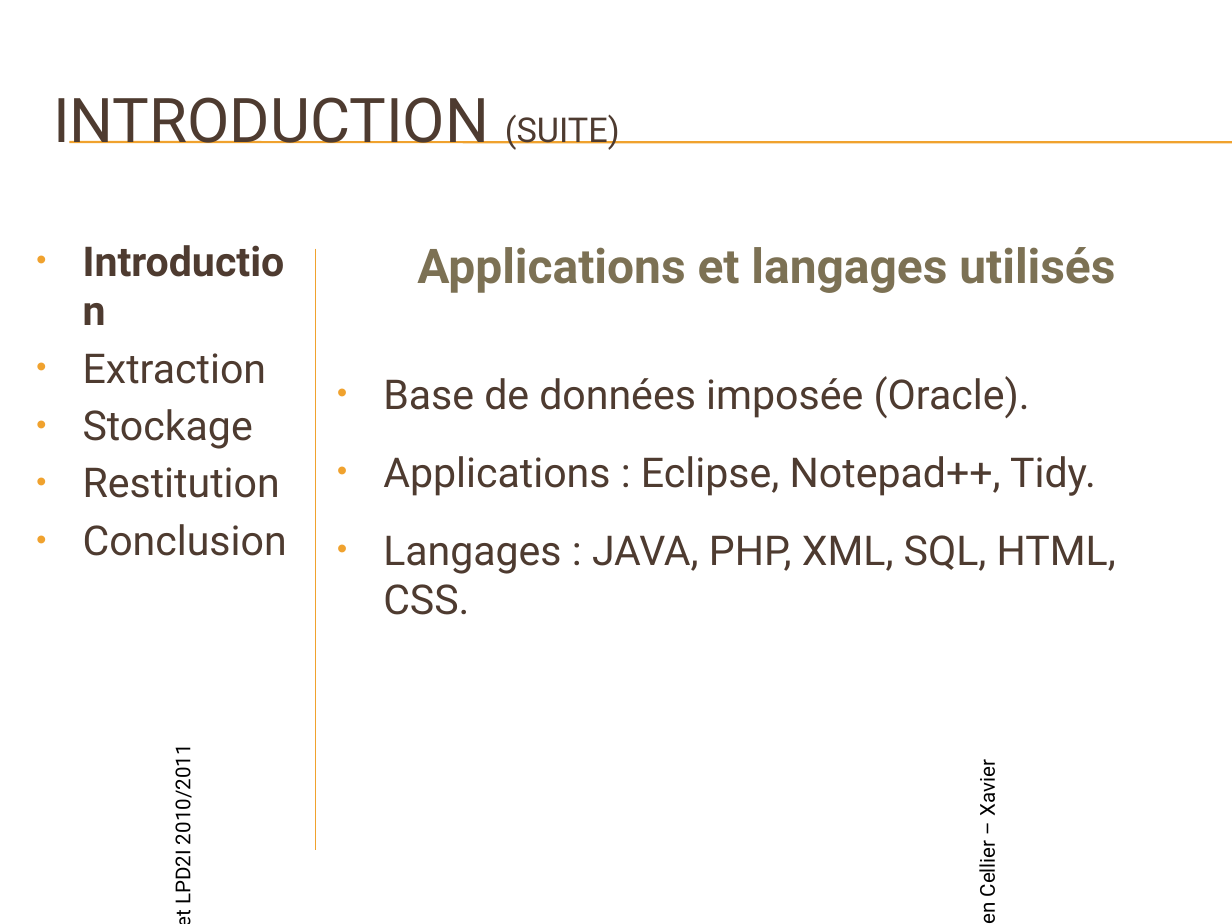
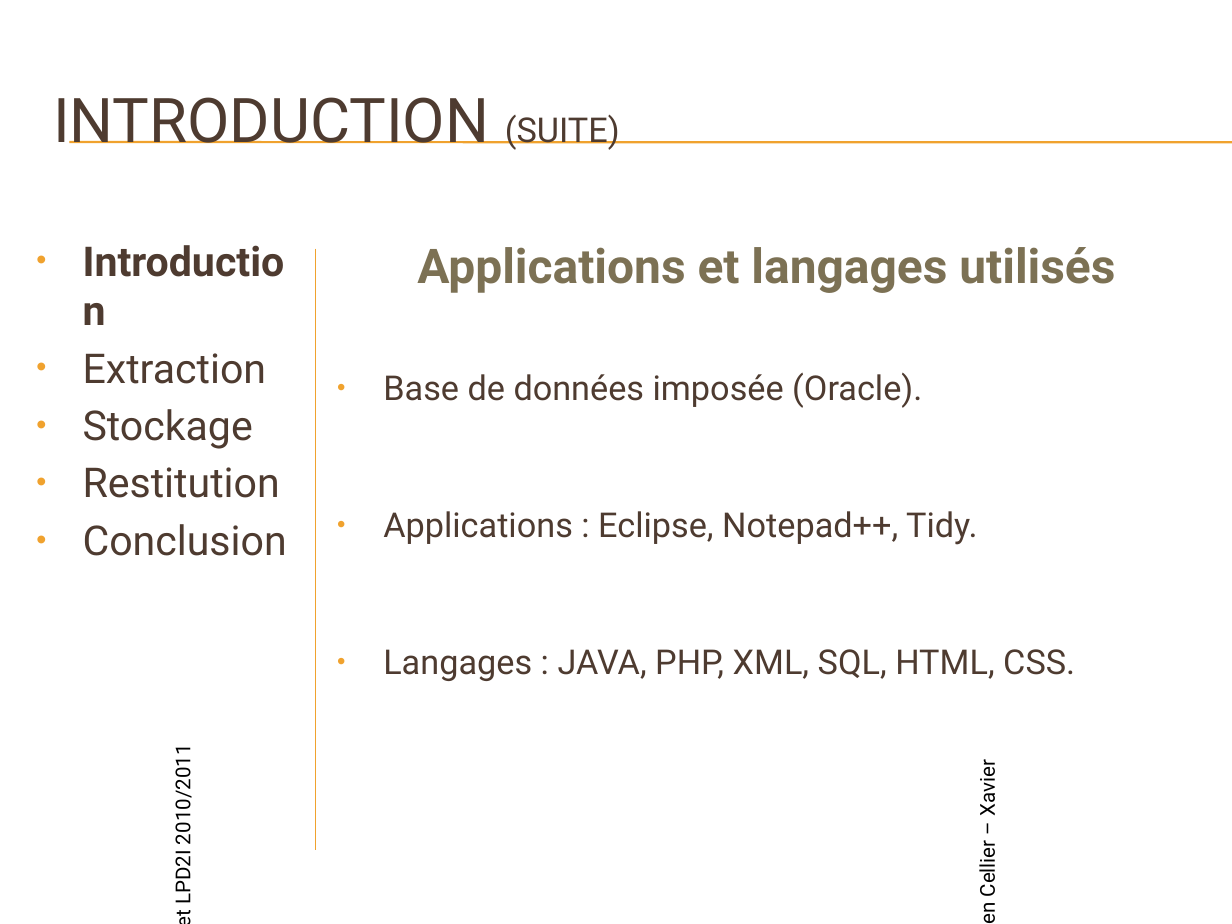
Before and after one commit to xqvier/projettuteurexml, a slide deck: slide 4 of pwp soutenance.pptx. Drawn at 1232x924 pixels with LibreOffice and Linux fonts; fonts in the diff are those of the drawing; background and template pictures are left out. Boxes give left, top, right and bottom in pixels: in the first picture for what was removed or moved away, otherwise in the second. Text is boxed around its words. In the diff, an @@ line names an element or a change of style, - is before the commit and + after.

```diff
--- a/pwp soutenance.pptx
+++ b/pwp soutenance.pptx
@@ text at (383,373,1075,681): size 24 to 20 pt in "Base de données imposée (Oracle).", "Applications : Eclipse, Notepad++, Tidy.", "Langages : JAVA, PHP, XML, SQL, HTML, ..." @@
```
Also in this commit, not shown: 5 other slides changed, 4 slides added, 4 other files.
